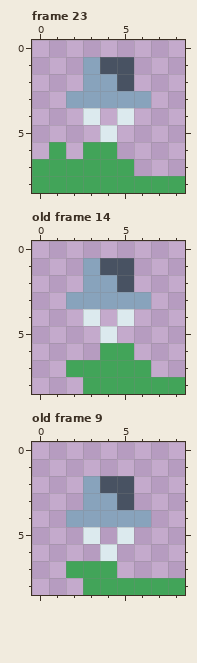
Pixel-art file: assets/raster/nozzle.aseprite. The first picture shows the starting point.
9x9 pixels, 29 frames. Shown: frame 23, old frame 14, old frame 9. The commit also changed other frames, which this record leaves out.
After:
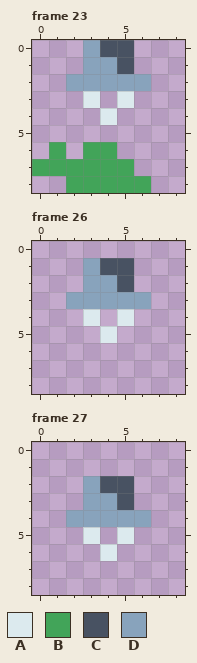
Palette (. is transparent): A #dceaee  B #42a459  C #485262  D #88a3bc
A new or re-ordered frame is compared with the old frame closest to it.
Author's note on the commit: space away from nozzle
Difference:
frames 29 -> 32
Frame 23:
The author put colour A in row 4 at x 4.
Colour D becomes colour A in row 3 at x 3 and 5.
The author put colour C in row 0 at x 4 to 5.
The author put colour D in row 0 at x 3; in row 2 at x 2 and 6.
Colour C becomes colour D in row 1 at x 4; in row 2 at x 5.
The edit erases colour A in row 4 at x 3 and 5; in row 5 at x 4.
The edit erases colour B in row 8 at x 0 to 1 and 7 to 8.
The edit erases colour D in row 3 at x 2, 4 and 6.
Frame 26 is new; against old frame 14:
The edit erases colour B in row 6 at x 4 to 5; in row 7 at x 2 to 6; in row 8 at x 3 to 8.
Frame 27 is new; against old frame 9:
The edit erases colour B in row 7 at x 2 to 4; in row 8 at x 3 to 8.
Boxes around the changes in both pictures, in picture pixels (x1, y1, x2, y2):
changed: (32, 40, 185, 193)
erased: (66, 343, 185, 394)
erased: (66, 561, 185, 595)
